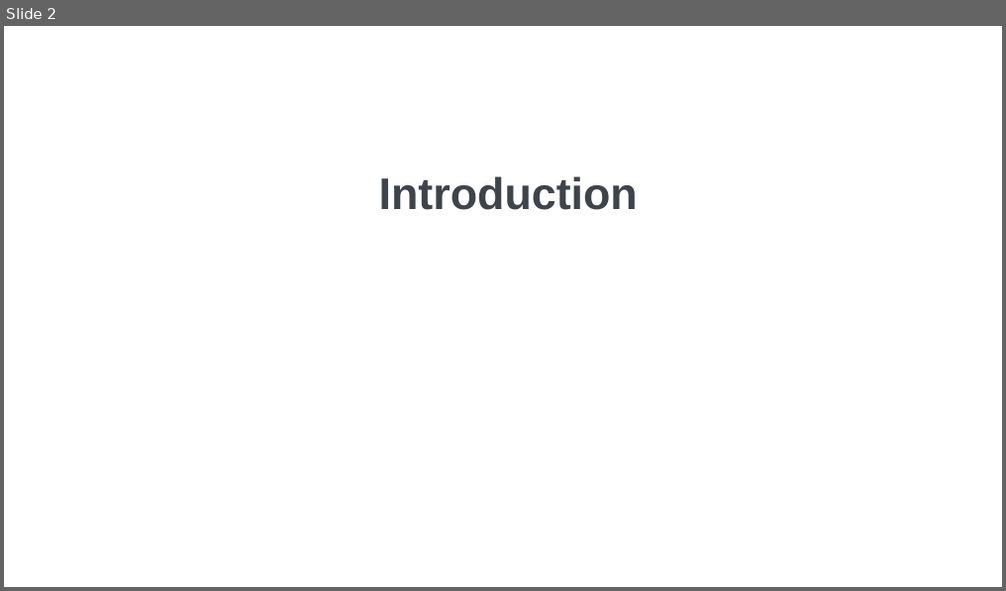
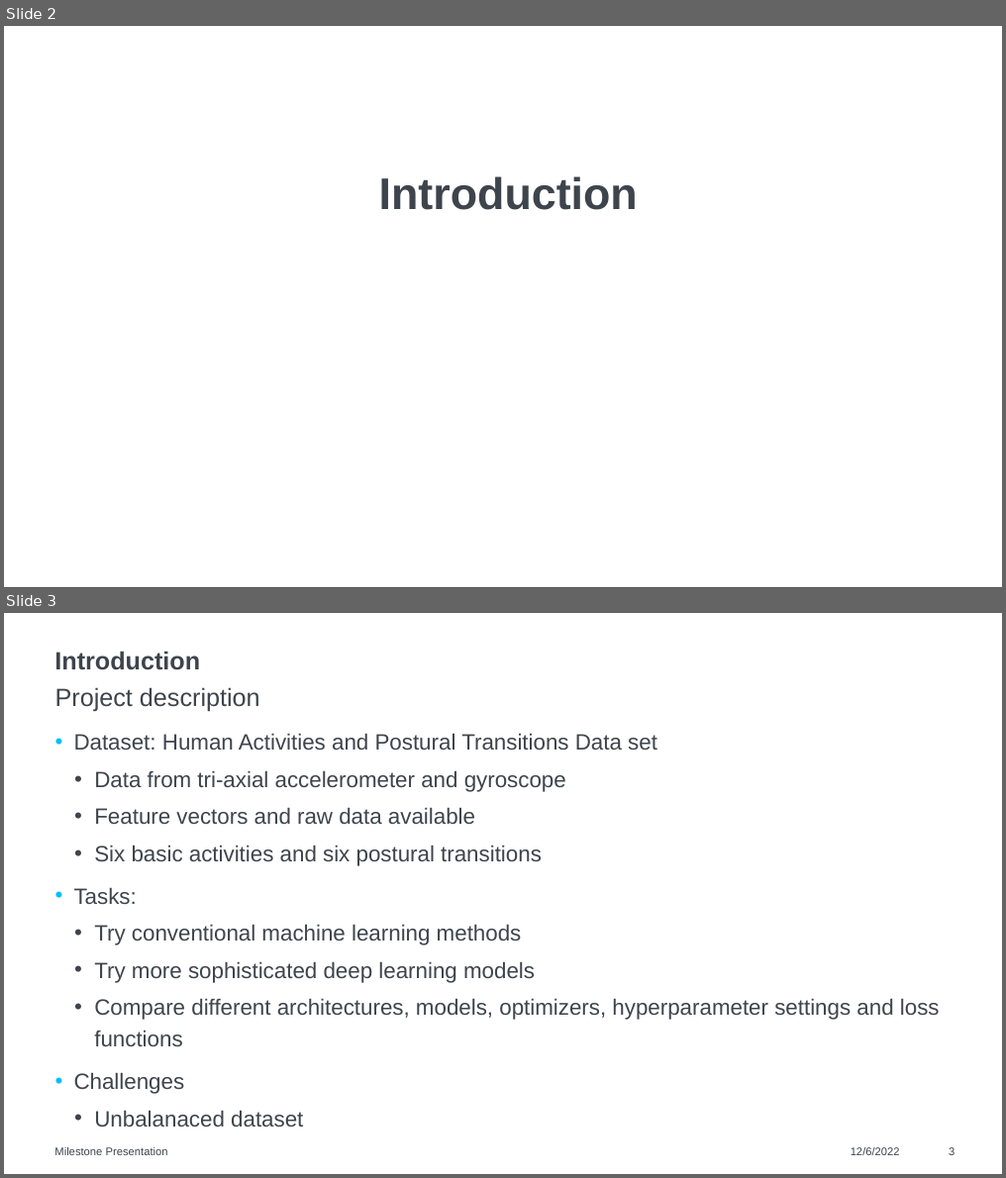
Before and after one commit to raviakash/Human_Activity_Postural_Transition_Recognition, a slide deck: Report/Milestone Presentation.pptx. Shown one above the other, each under a label of ours: slide 2 before the commit, slides 2 and 3 after it. The pictures are 1006x591 and 1006x1178 pixels, drawn with LibreOffice and Linux fonts; fonts in the diff are those of the drawing; background and template pictures are left out. Boxes give left, top, right and bottom in pixels: in the first picture for what was removed or moved away, otherwise in the second. Text is boxed around its words. In the diff, an @@ line names an element or a change of style, - is before the commit and + after.

```diff
--- a/Report/Milestone Presentation.pptx
+++ b/Report/Milestone Presentation.pptx
@@ slide 3 added at (x1=4, y1=613, x2=1002, y2=1174), background #FFFFFF @@
@@ title added at (x1=54, y1=651, x2=200, y2=670), 18 pt, text #3E444C, bold @@
+Introduction
@@ text added at (x1=55, y1=687, x2=260, y2=712), 18 pt, text #3E444C @@
+Project description
@@ text added at (x1=74, y1=733, x2=940, y2=1127), 16 pt, text #3E444C @@
+• Dataset: Human Activities and Postural Transitions Data set
+  • Data from tri-axial accelerometer and gyroscope
+  • Feature vectors and raw data available
+  • Six basic activities and six postural transitions
+• Tasks:
+  • Try conventional machine learning methods
+  • Try more sophisticated deep learning models
+  • Compare different architectures, models, optimizers, hyperparameter settings and loss functions
+• Challenges
+  • Unbalanaced dataset
@@ text added at (x1=54, y1=1148, x2=168, y2=1156), 8 pt, text #3E444C @@
+Milestone Presentation
@@ text added at (x1=850, y1=1148, x2=900, y2=1156), 8 pt, text #3E444C @@
+12/6/2022
@@ page number added at (x1=948, y1=1148, x2=954, y2=1156), 8 pt, text #3E444C @@
+3
```
Also in this commit, not shown: 1 slide changed, 7 other slides added, 4 other files.
